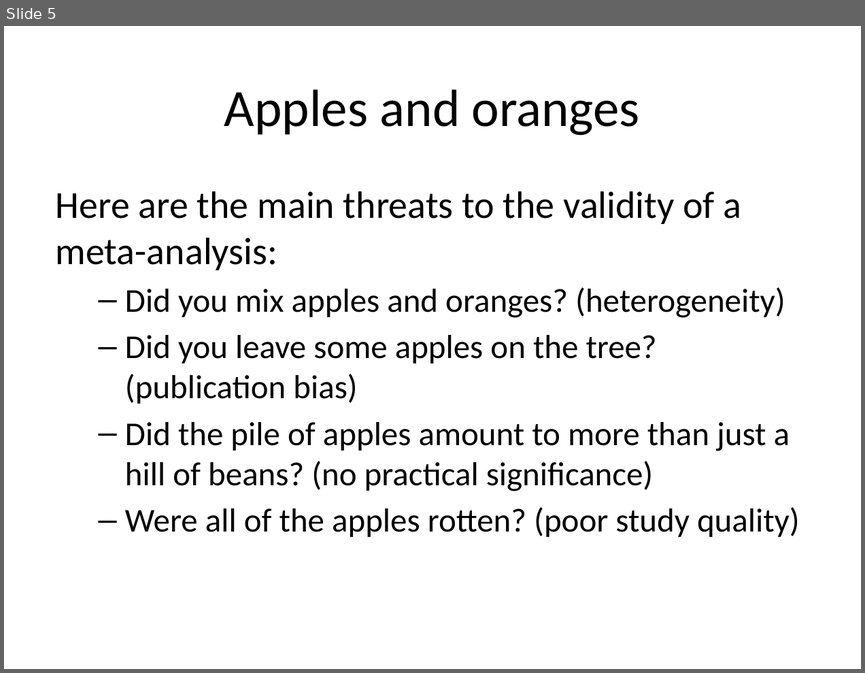
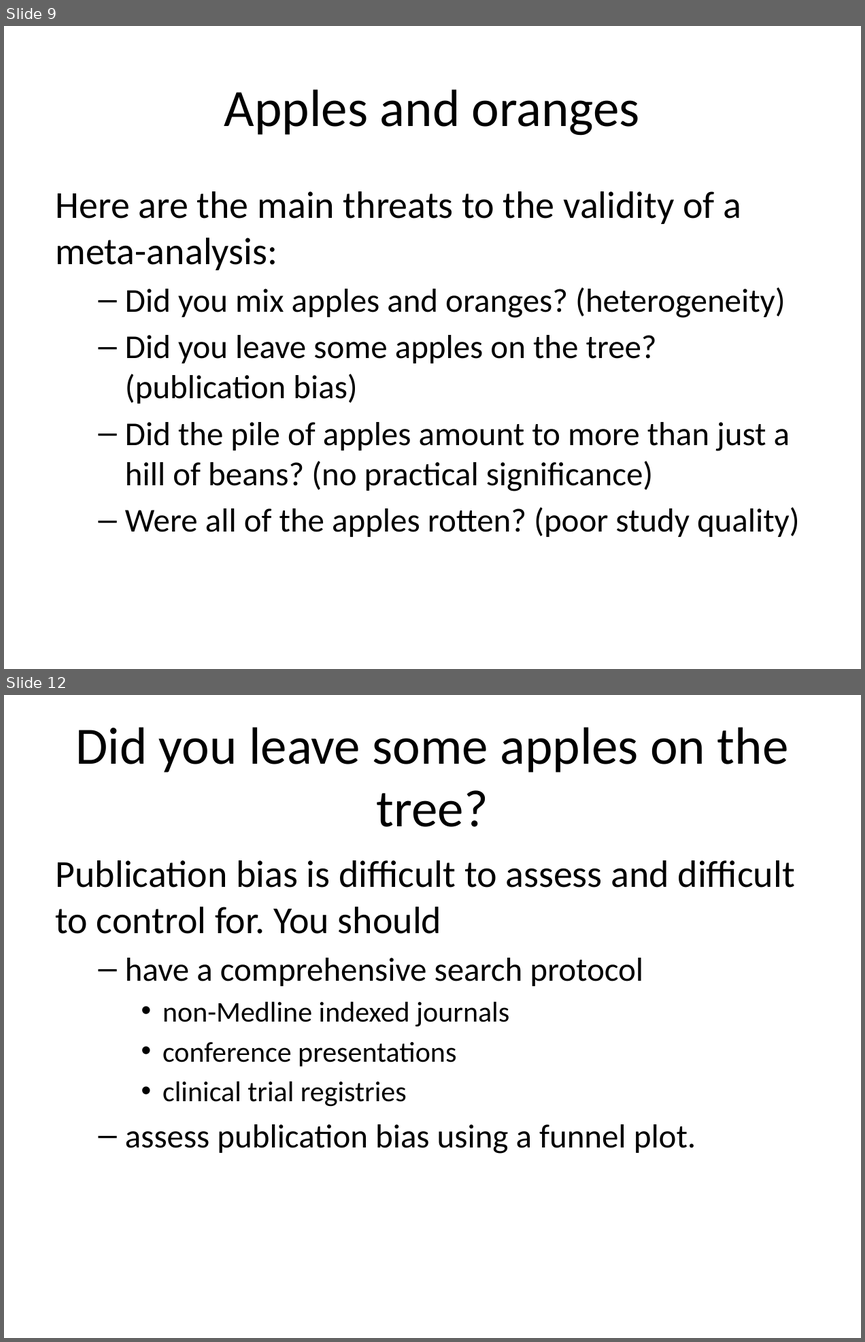
Before and after one commit to pmean/introduction-meta-analysis, a slide deck: src/intro.pptx. Shown one above the other, each under a label of ours: slide 5 before the commit, slides 9 and 12 after it; the slides between them are not shown. The pictures are 865x673 and 865x1342 pixels, drawn with LibreOffice and Linux fonts; fonts in the diff are those of the drawing. Boxes give left, top, right and bottom in pixels: in the first picture for what was removed or moved away, otherwise in the second. Text is boxed around its words. In the diff, an @@ line names an element or a change of style, - is before the commit and + after.

```diff
--- a/src/intro.pptx
+++ b/src/intro.pptx
@@ slide 12 added at <box>4,695,861,1338</box>, background #FFFFFF @@
@@ title added at <box>75,727,788,827</box>, 44 pt, text #000000 @@
+Did you leave some apples on the tree?
@@ text added at <box>56,860,795,1153</box>, 24 pt, text #000000 @@
+Publication bias is difficult to assess and difficult to control for. You should
+  – have a comprehensive search protocol
+    • non-Medline indexed journals
+    • conference presentations
+    • clinical trial registries
+  – assess publication bias using a funnel plot.
@@ what was slide 5 is now slide 9 @@
```
Also in this commit, not shown: 2 slides changed, 32 other slides added, 4 other files.
